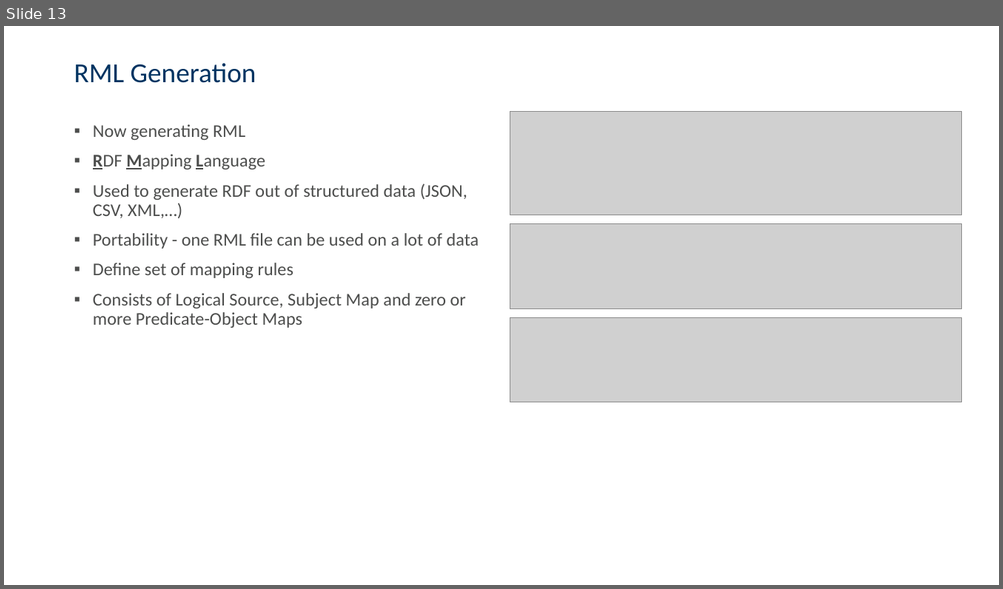
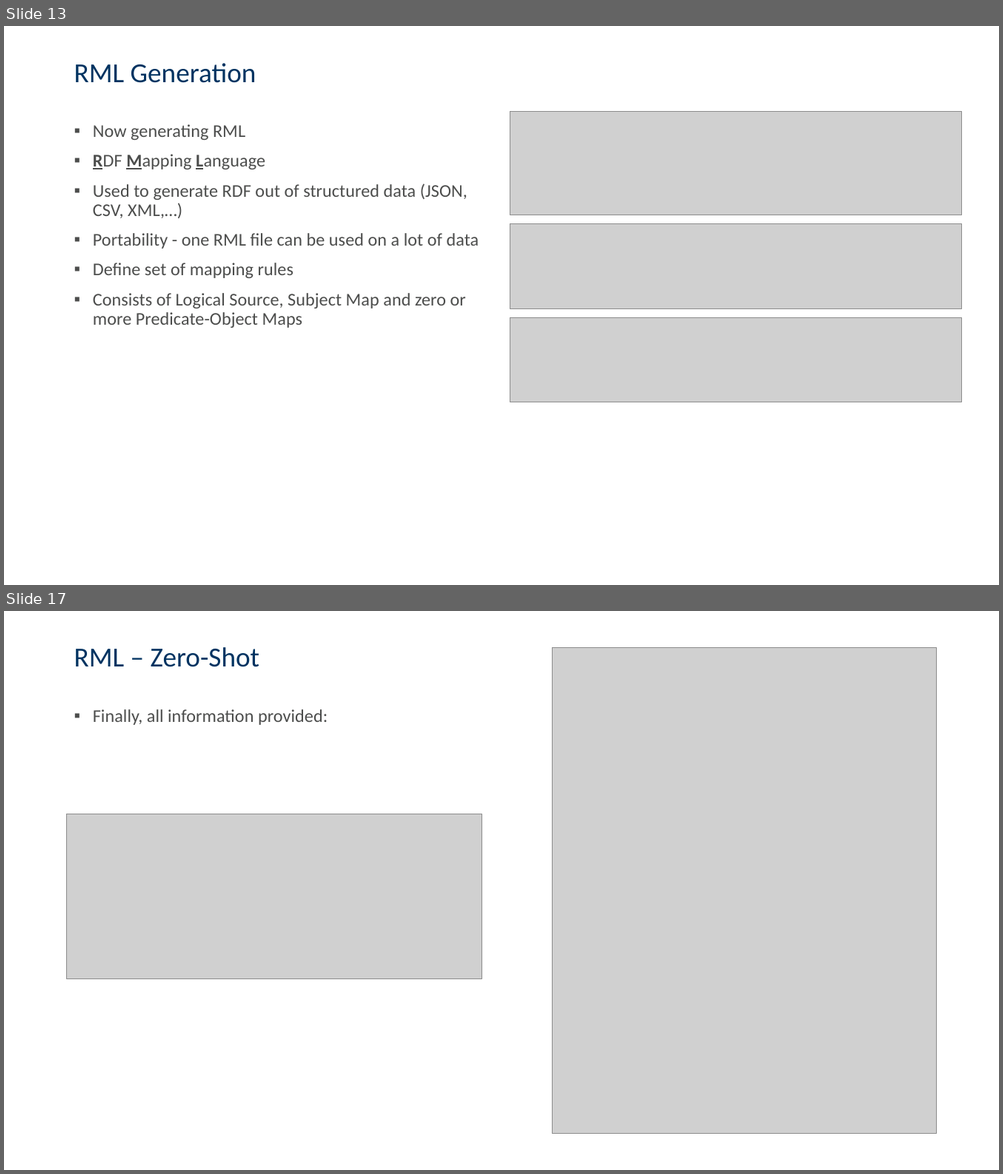
Before and after one commit to csaw5866/smartData, a slide deck: Presentation/final.pptx. Shown one above the other, each under a label of ours: slide 13 before the commit, slides 13 and 17 after it; the slides between them are not shown. The pictures are 1003x589 and 1003x1174 pixels, drawn with LibreOffice and Linux fonts; fonts in the diff are those of the drawing; grey boxes stand for pictures; background and template pictures are left out. Boxes give left, top, right and bottom in pixels: in the first picture for what was removed or moved away, otherwise in the second. Text is boxed around its words. In the diff, an @@ line names an element or a change of style, - is before the commit and + after.

Commit message:
add zero-shot and one-shot RML

```diff
--- a/Presentation/final.pptx
+++ b/Presentation/final.pptx
@@ slide 17 added at (4,611,999,1170), background picture (left out) @@
@@ title added at (74,647,260,667), 26.7 pt, text #003361 @@
+RML – Zero-Shot
@@ picture added at (552,647,936,1133) @@
@@ text added at (93,709,327,725), 17.3 pt, text #4C4D4C @@
+▪ Finally, all information provided:
@@ picture added at (67,815,482,980) @@
```
Also in this commit, not shown: 2 slides changed, 3 other slides added.
